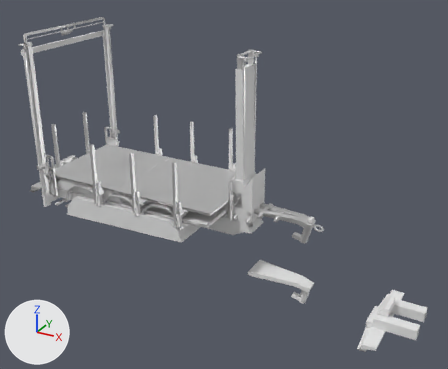
The FBX model pup_trailer/meshes/trucks/tuning/pup.fbx: old version first, new version second.
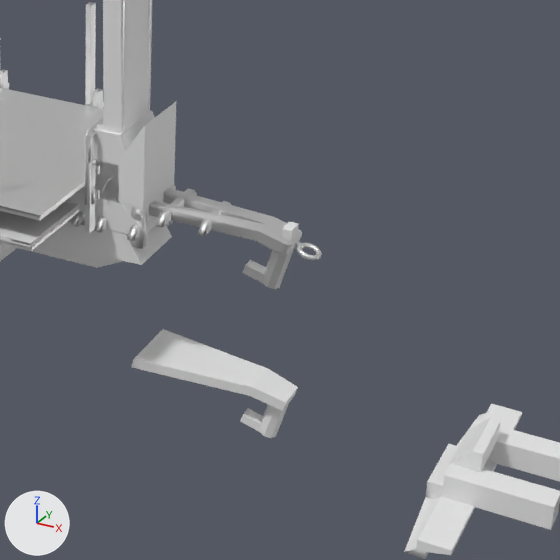
There are two pictures of each version: one whole from a 50 mm lens placed at (0.062, -0.1303, 0.0782), pointed at (-0.0094, -0.0005, 0.0133), one close up on the part from 43% to 94% of the width and 34% to 96% of the height. Lighting does not change. The marker at lower left points along +X, +Y and +Z. Where no turn or scale is listed for an object, it has been applied to the vertices. Vertices at the same position are counted once.

In view in the first close-up: 'cdt_Arm', 'cdt_Body.003', 'cdt_Hitch.001', 'cdt_Lift.003', 'cdt_Loop', 'cdt_RootNode.003', 'pup.001', 'puplift'.
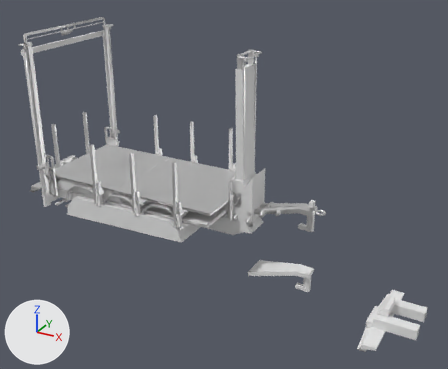
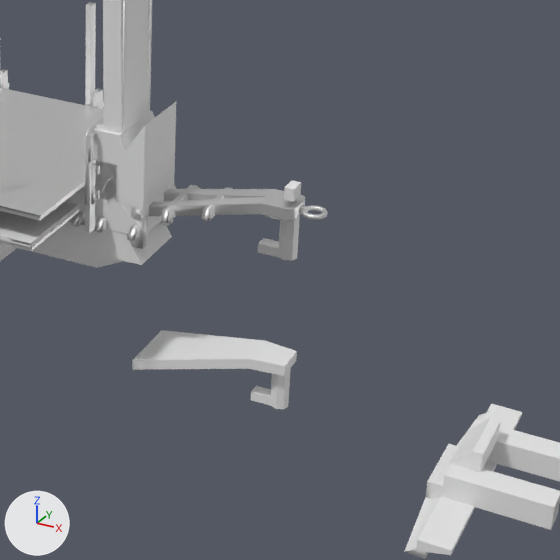
Where the change shows, as pixel boxes (x1, y1, x2, y2) in the close-ups (560 x 560 px; the box of a moved part takes in the faces that stretch with it):
```json
{"object": "pup.001", "change": "reshaped", "before": [0, 0, 322, 289], "after": [0, 0, 328, 261]}
{"object": "cdt_Arm", "change": "turned", "before": [131, 329, 298, 438], "after": [132, 330, 297, 409]}
{"object": "cdt_Loop", "change": "moved", "before": [282, 221, 299, 242], "after": [284, 180, 301, 202]}
{"part": 1, "of": "me_cube_12843", "change": "moved or reshaped", "before": [149, 188, 302, 255], "after": [149, 189, 305, 222]}
{"part": 2, "of": "me_cube_12843", "change": "moved or reshaped", "before": [296, 243, 322, 260], "after": [301, 205, 328, 220]}
{"part": 3, "of": "me_cube_12843", "change": "moved or reshaped", "before": [294, 241, 303, 249], "after": [299, 205, 307, 214]}
{"part": 4, "of": "me_cube_12843", "change": "moved or reshaped", "before": [156, 188, 197, 228], "after": [160, 185, 200, 223]}
{"part": 5, "of": "me_cube_12843", "change": "moved or reshaped", "before": [201, 201, 231, 236], "after": [204, 188, 233, 221]}
{"part": 6, "of": "me_cube_12843", "change": "moved or reshaped", "before": [198, 222, 208, 236], "after": [202, 208, 210, 221]}
{"part": 7, "of": "me_cube_12843", "change": "moved or reshaped", "before": [243, 259, 266, 283], "after": [258, 238, 279, 257]}
{"part": 8, "of": "me_cube_12843", "change": "moved or reshaped", "before": [262, 250, 293, 289], "after": [279, 215, 300, 261]}
```

The change, as JSON lines over the scene's bpy script:
```json
{"block": "me_cube_12843", "where": "me_cube_12843.from_pydata(...)  # 27207 vertices, 21881 faces; spans x -0.0681..0.0182, y -0.0179..0.0178, z 0.0114..0.0616"}
{"block": "me_cube_12843", "where": "# used by ob_pup_001; location = (-0.0001, 0.0, -0.0114)"}
{"block": "me_cube_12843", "change": "me_cube_12843 part 1: the loose piece of 56 vertices spanning x -0.001..0.0157, y -0.0024..0.0023, z 0.018..0.0205 is turned -15.1 degrees about the y axis through its middle, then moved by (0.0004, 0.0, 0.0018)"}
{"block": "me_cube_12843", "change": "me_cube_12843 part 2: the loose piece of 168 vertices spanning x 0.0157..0.0182, y -0.0013..0.0013, z 0.0178..0.0188 is turned -15.1 degrees about the y axis through its middle, then moved by (0.0003, 0.0, 0.0043)"}
{"block": "me_cube_12843", "change": "me_cube_12843 part 3: the loose piece of 8 vertices spanning x 0.0152..0.0162, y -0.0003..0.0003, z 0.0182..0.019 is turned -15.1 degrees about the y axis through its middle, then moved by (0.0003, 0.0, 0.004)"}
{"block": "me_cube_12843", "change": "me_cube_12843 part 4: the loose piece of 16 vertices spanning x 0.0021..0.003, y -0.0041..0.004, z 0.0193..0.0205 is turned -15.1 degrees about the y axis through its middle, then moved by (0.0004, 0.0, 0.0005)"}
{"block": "me_cube_12843", "change": "me_cube_12843 part 5: the loose piece of 16 vertices spanning x 0.0065..0.0073, y -0.0035..0.0033, z 0.0191..0.0203 is turned -15.1 degrees about the y axis through its middle, then moved by (0.0003, 0.0, 0.0017)"}
{"block": "me_cube_12843", "change": "me_cube_12843 part 6: the loose piece of 6 vertices spanning x 0.0065..0.0073, y -0.0035..-0.0028, z 0.0191..0.0203 is turned -15.1 degrees about the y axis through its middle, then moved by (0.0003, 0.0, 0.0017)"}
{"block": "me_cube_12843", "change": "me_cube_12843 part 7: the loose piece of 8 vertices spanning x 0.0103..0.0134, y -0.0007..0.0007, z 0.0137..0.0154 is turned -15.1 degrees about the y axis through its middle, then moved by (0.0014, 0.0, 0.0031)"}
{"block": "me_cube_12843", "change": "me_cube_12843 part 8: the loose piece of 16 vertices spanning x 0.0122..0.0154, y -0.0009..0.0009, z 0.0134..0.0185 is turned -15.1 degrees about the y axis through its middle, then moved by (0.001, 0.0, 0.0036)"}
{"op": "set", "path": "ob_cdt_arm.rotation_euler", "old": "(1.571, 0.262, 0.0)", "new": "(1.571, -0.0054, 0.0)", "note": "degrees (90, 15, 0) -> degrees (90, -0.3, 0)"}
{"op": "set", "path": "ob_cdt_loop.location", "old": "(0.0148, 0.0, 0.0085)", "new": "(0.0148, 0.0, 0.013)"}
```
